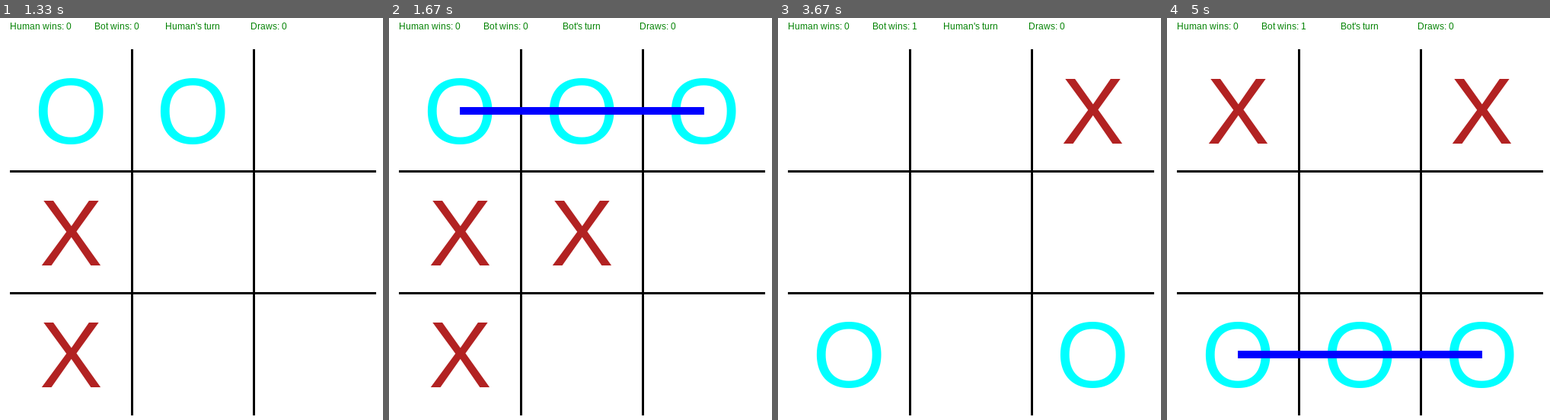
Above: before the commit, frames 1-4 (left to right).
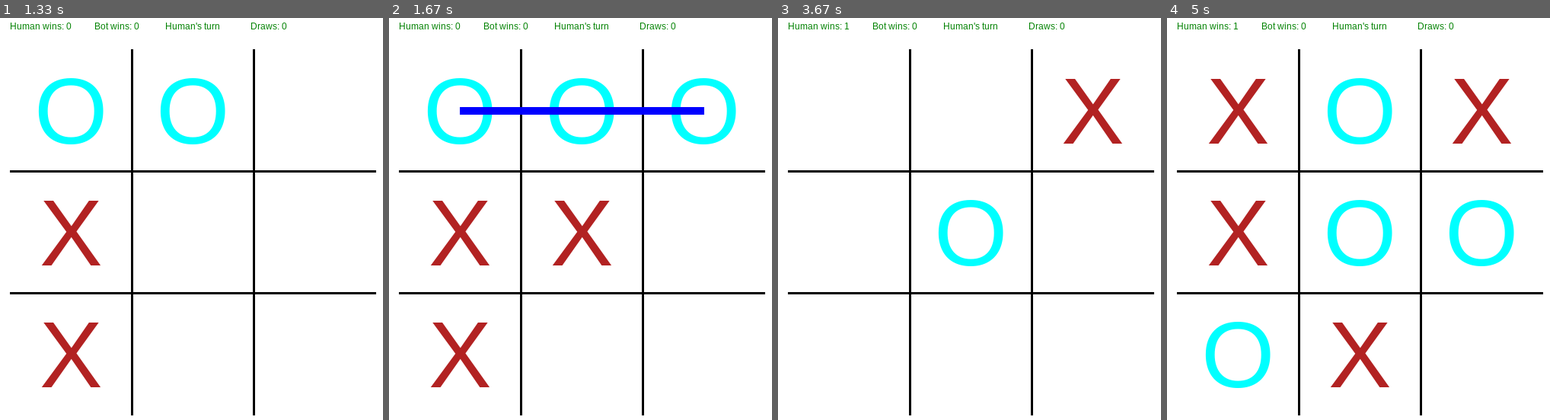
Above: after the commit, the same moments.

Repository: ao9000/tic-tac-toe-ai
Game: pygame game, started from run_game.py
The game is run twice, just before and just after one commit, with the same random seed, the same clock (stepped at 60 frames per second) and the same inputs.
Inputs (mouse positions are in pixels of both pictures, inside the frame that each line leads up to):
- Up to frame 1 (1.33 s): click "Cross" at 0.38 s; click (84, 235) at 0.72 s; click (49, 339) at 1.05 s
- Up to frame 2 (1.67 s): click (634, 271) at 1.38 s
- Up to frame 3 (3.67 s): click (1069, 150) at 3.58 s
- Up to frame 4 (5 s): click (1228, 142) at 3.88 s; click (1358, 355) at 4.55 s; click (1258, 194) at 4.88 s

Frame 1 is identical in both runs. In frame 2, 0.1% of the frame differs, in the area x 43-58%, y 1-3%; in frame 3, 3.2%; in frame 4, 7.8%, in the area x 10-91%, y 1-93%.

Commit message:
Added re-random of start player at every new game

Diff:
--- a/run_game.py
+++ b/run_game.py
@@ -212,7 +212,11 @@
 
                 # Cycle turns
                 if get_turn_number(board) != records["turn_num"]:
-                    if not win_check(board) and not is_board_full(board):
+                    if win_check(board) and is_board_full(board):
+                        # Next game, random turn again
+                        # Random starting player
+                        player = random.choice(players)
+                    else:
                         # Subsequent turns
                         player = human if player.bot else bot
                         records["turn_num"] = get_turn_number(board)
